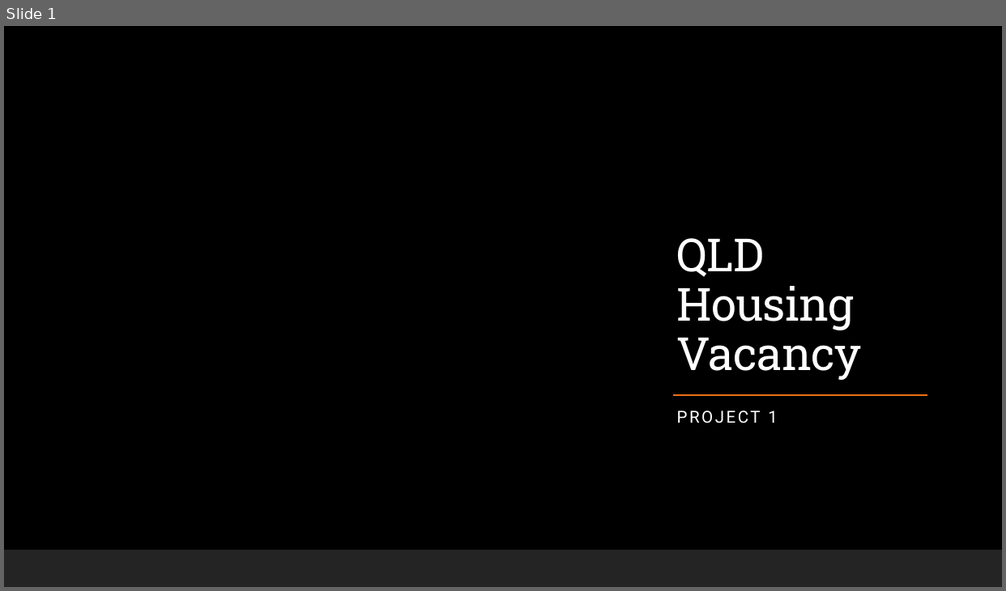
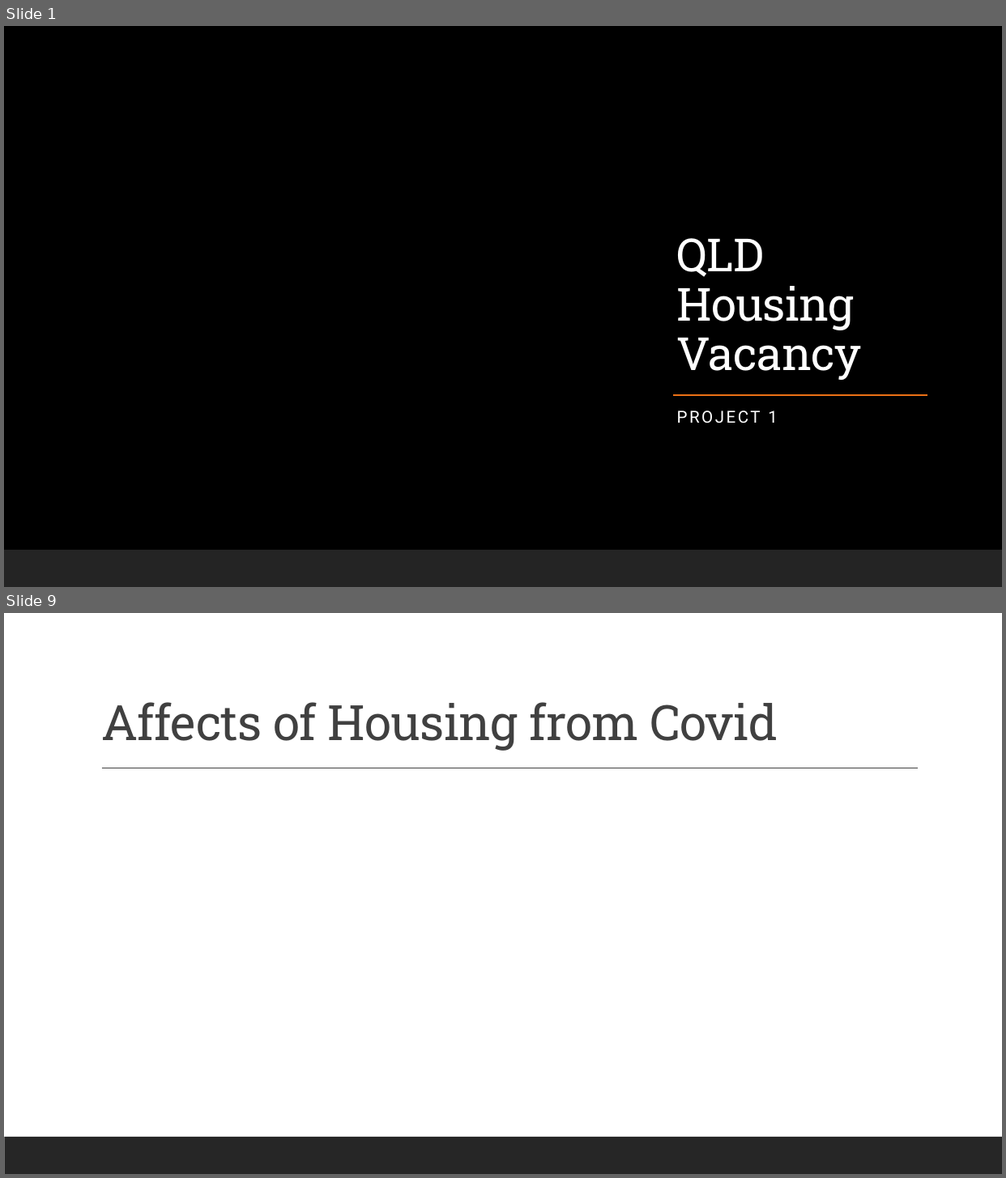
Before and after one commit to Anguyensfg/project-1, a slide deck: QLD Housing Vacancy.pptx. Shown one above the other, each under a label of ours: slide 1 before the commit, slides 1 and 9 after it; the slides between them are not shown. The pictures are 1006x591 and 1006x1178 pixels, drawn with LibreOffice and Linux fonts; fonts in the diff are those of the drawing; background and template pictures are left out. Boxes give left, top, right and bottom in pixels: in the first picture for what was removed or moved away, otherwise in the second. Text is boxed around its words. In the diff, an @@ line names an element or a change of style, - is before the commit and + after.

```diff
--- a/QLD Housing Vacancy.pptx
+++ b/QLD Housing Vacancy.pptx
@@ slide 9 added at (4,613,1002,1174), background #FFFFFF; not listed: 1 template element that a slide beside it also shows @@
@@ title added at (101,702,778,751), 47 pt, text #404040 @@
+Affects of Housing from Covid
@@ line added from (102, 769) to (918, 769), #404040 1 pt @@
```
Also in this commit, not shown: 1 slide changed, 13 other slides added.
